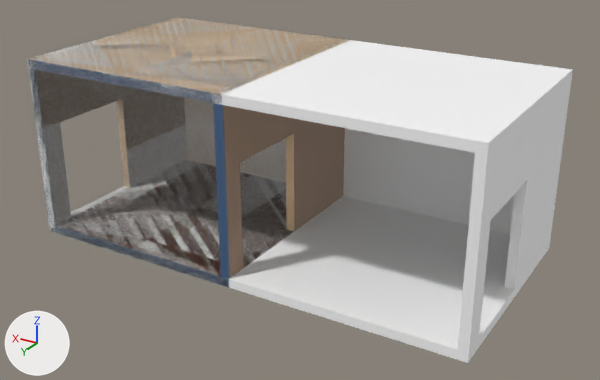
One commit to the Blender file Assets/Art - 3D/Models/Rooms/HallWays/Hallway1UP.blend: the scene before it, then after it.
Before and after are seen from a 50 mm lens placed at (-12.43, 11.72, 8.14), pointed at (-4.01, -2.32, 1.12). The axes (+X, +Y, +Z) are drawn at lower left. The lights are the same throughout.

The first picture shows 'Object', 'RoomSz4'.
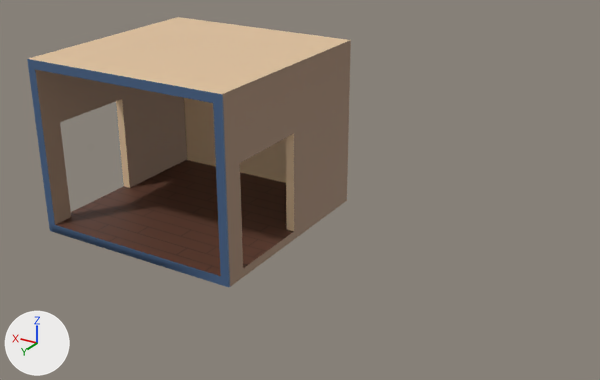
The newer file is also turned or shifted as a whole; pictures and numbers use the older file's frame.

Edits to the scene script, one JSON object a line:
```json
{"op": "remove", "block": "ob_slotpos1", "code": "ob_slotpos1.parent = ob_roomsz4"}
{"op": "remove", "block": "ob_slotpos2", "code": "ob_slotpos2.parent = ob_roomsz4"}
{"op": "remove", "block": "ob_slotpos3", "code": "ob_slotpos3.parent = ob_roomsz4"}
{"op": "remove", "block": "ob_slotpos4", "code": "ob_slotpos4.parent = ob_roomsz4"}
{"op": "remove", "block": "ob_textpos", "code": "ob_textpos.parent = ob_roomsz4"}
{"op": "remove", "block": "ob_roomsz4", "code": ["ob_roomsz4 = bpy.data.objects.new('RoomSz4', me_mesh_001)", "ob_roomsz4.location = (0.0, 0.0, 0.0)", "ob_roomsz4.rotation_euler = (1.571, 0.0, 0.0)  # degrees (90, 0, 0)", "ob_roomsz4.scale = (0.01, 0.01, 0.01)"]}
```

Boxes (x1, y1, x2, y2) around the edits, measured in the pictures (600 x 380 px):
```json
{"object": "RoomSz4", "change": "deleted", "before": [28, 18, 573, 363]}
```
